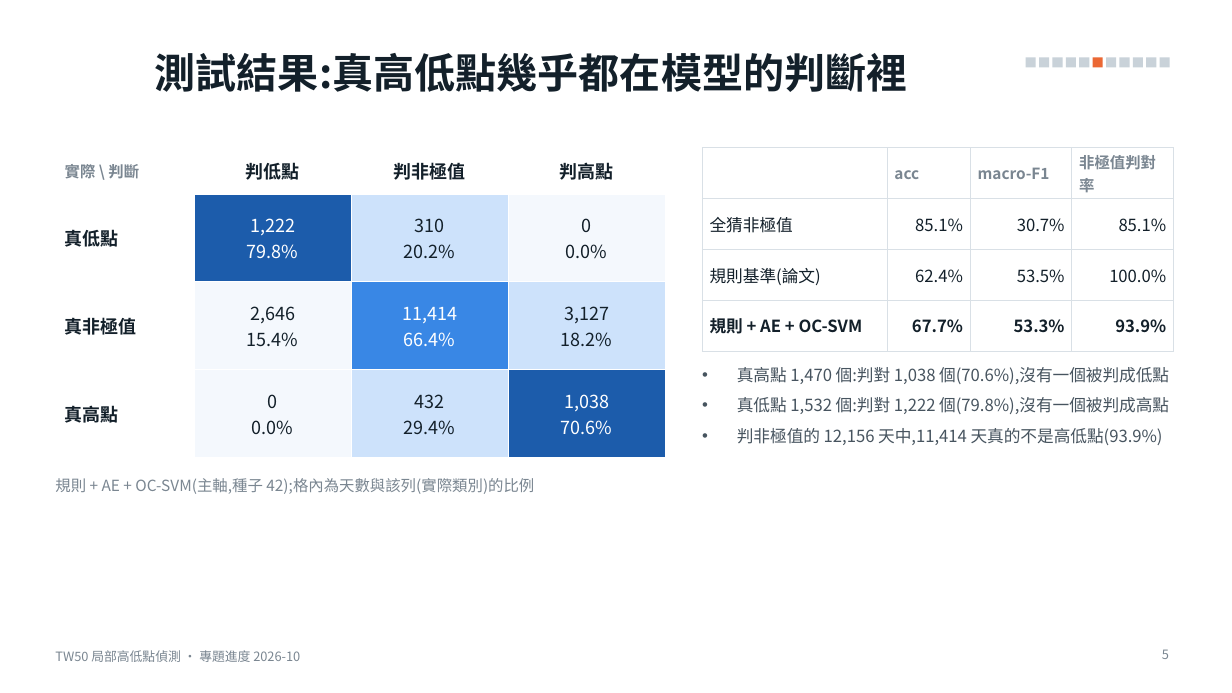
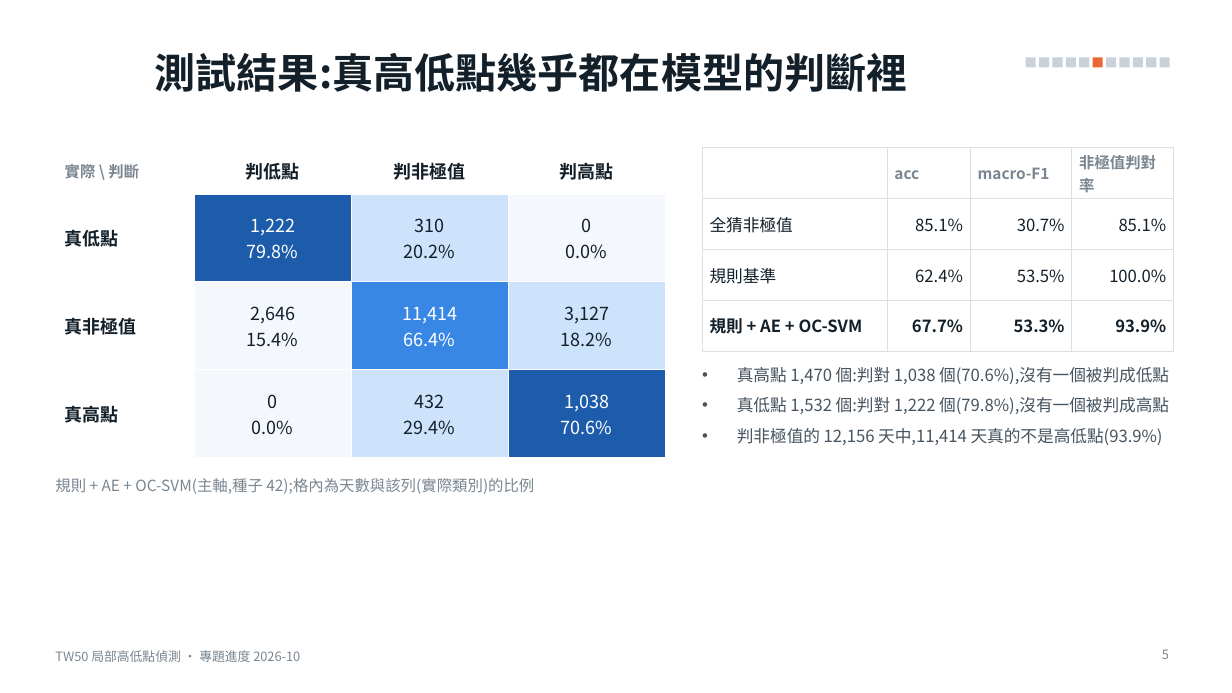
Before and after one commit to alextixu/fcukproject, a slide deck: slide 5 of method_kline_peak/report/TW50_局部高低點_專題進度.pptx. Drawn at 1232x693 pixels with LibreOffice and Linux fonts; fonts in the diff are those of the drawing. Boxes give left, top, right and bottom in pixels: in the first picture for what was removed or moved away, otherwise in the second. Text is boxed around its words. In the diff, an @@ line names an element or a change of style, - is before the commit and + after.

```diff
--- a/method_kline_peak/report/TW50_局部高低點_專題進度.pptx
+++ b/method_kline_peak/report/TW50_局部高低點_專題進度.pptx
@@ table at (702,148,1174,342) @@
-row 3, column 1: 規則基準(論文)
+row 3, column 1: 規則基準
```
Also in this commit, not shown: 2 other files.
